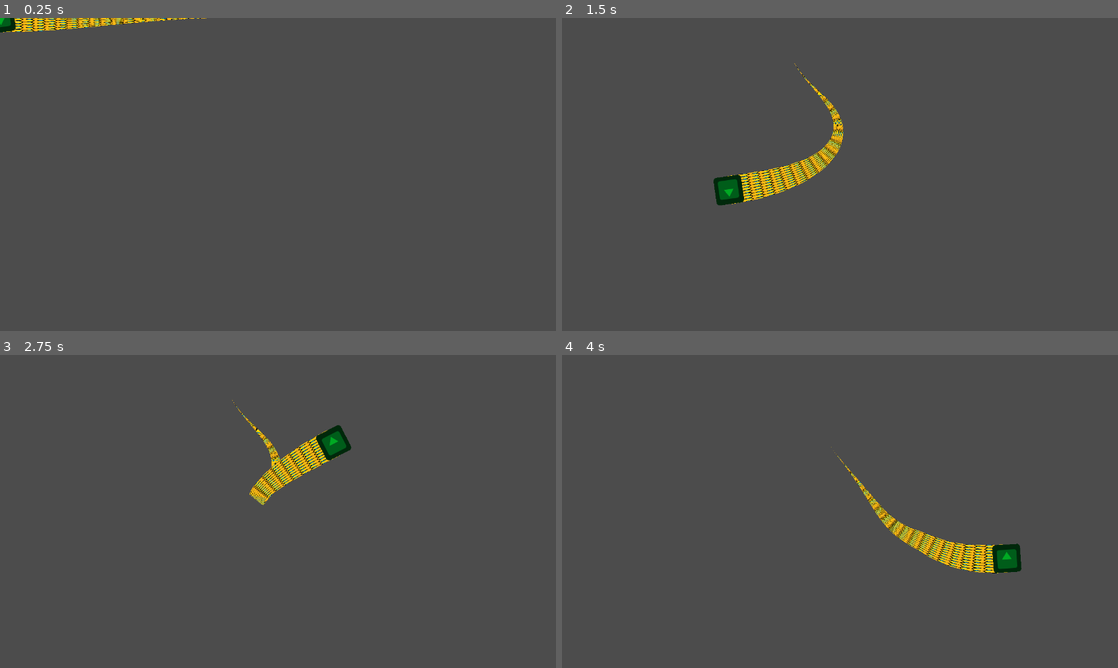
Above: before the commit, frames 1-4 (two rows, left to right).
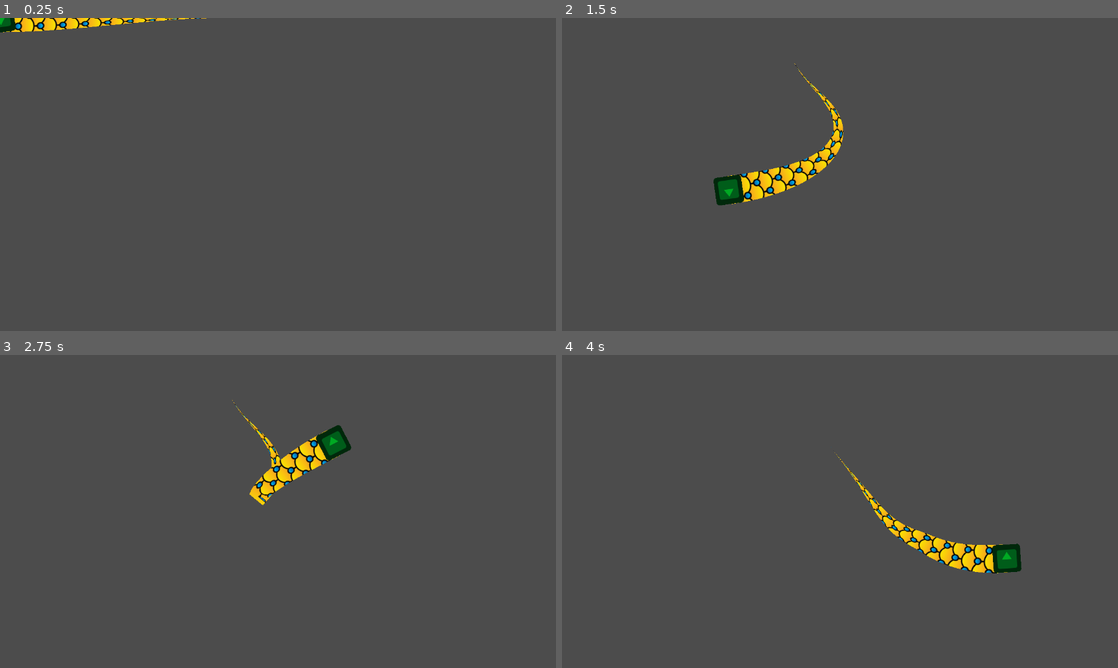
Above: after the commit, the same moments.

Repository: Bumfuzzle91/snake-game
Game: Godot game, scene res://snake/snake.tscn
Same seed, same stepped clock (60 frames per second), same inputs: the game is played once before the commit and once after it. The engine's default icon, where the game draws it, is replaced by a stand-in: a white triangle on a blue panel in a dark square.
Inputs (mouse positions are in pixels of both pictures, inside the frame that each line leads up to):
- Up to frame 1 (0.25 s): no input
- Up to frame 2 (1.5 s): tap Enter at 0.5 s; move the mouse to (962, 158) at 0.52 s; tap Space at 1.25 s; move the mouse to (728, 190) at 1.27 s
- Up to frame 3 (2.75 s): tap Enter at 2 s; move the mouse to (333, 442) at 2.02 s
- Up to frame 4 (4 s): tap Space at 2.75 s; move the mouse to (812, 574) at 2.77 s; tap Enter at 3.5 s; move the mouse to (1006, 558) at 3.52 s

The runs differ from the first frame. In frame 1, 0.5% of the frame differs, in the area x 1-37%, y 0-5%; in frame 2, 1.0%, in the area x 31-51%, y 15-60%; in frame 3, 0.8%; in frame 4, 1.0%.

Commit message:
Added a shader to the snake's body to handle texturing. texture scaling fixed

Diff:
--- /dev/null
+++ b/src/snake/shading/snake_body.shader
@@ -0,0 +1,14 @@
+shader_type canvas_item;
+
+uniform int width;
+
+void fragment(){
+	ivec2 int_tex_size = textureSize(TEXTURE, 0);
+	vec2 tex_size = vec2(int_tex_size);
+
+	vec2 uv_scale = vec2(tex_size.x / float(width), 1.);
+	vec2 uv2 = vec2(UV / uv_scale);
+	//texture variable works because it was assigned in visual server call
+	vec4 tex = texture(TEXTURE, uv2);
+	COLOR = tex;
+}
--- /dev/null
+++ b/src/snake/shading/snake_body_material.tres
@@ -0,0 +1,7 @@
+[gd_resource type="ShaderMaterial" load_steps=2 format=2]
+
+[ext_resource path="res://snake/shading/snake_body.shader" type="Shader" id=1]
+
+[resource]
+shader = ExtResource( 1 )
+shader_param/width = 64
--- a/src/snake/snake.tscn
+++ b/src/snake/snake.tscn
@@ -7,6 +7,7 @@
 [ext_resource path="res://snake/textures/scales.png" type="Texture" id=5]
 [ext_resource path="res://snake/snake_body.gd" type="Script" id=6]
 [ext_resource path="res://snake/snake_head.gd" type="Script" id=7]
+[ext_resource path="res://snake/shading/snake_body_material.tres" type="Material" id=8]
 
 [sub_resource type="Curve" id=2]
 min_value = -1.0
@@ -27,6 +28,7 @@
 }
 
 [node name="Body" type="Node2D" parent="."]
+material = ExtResource( 8 )
 script = ExtResource( 6 )
 __meta__ = {
 "_edit_group_": true
Not shown: 1 places in src/snake/snake.tscn that only renumber resources
